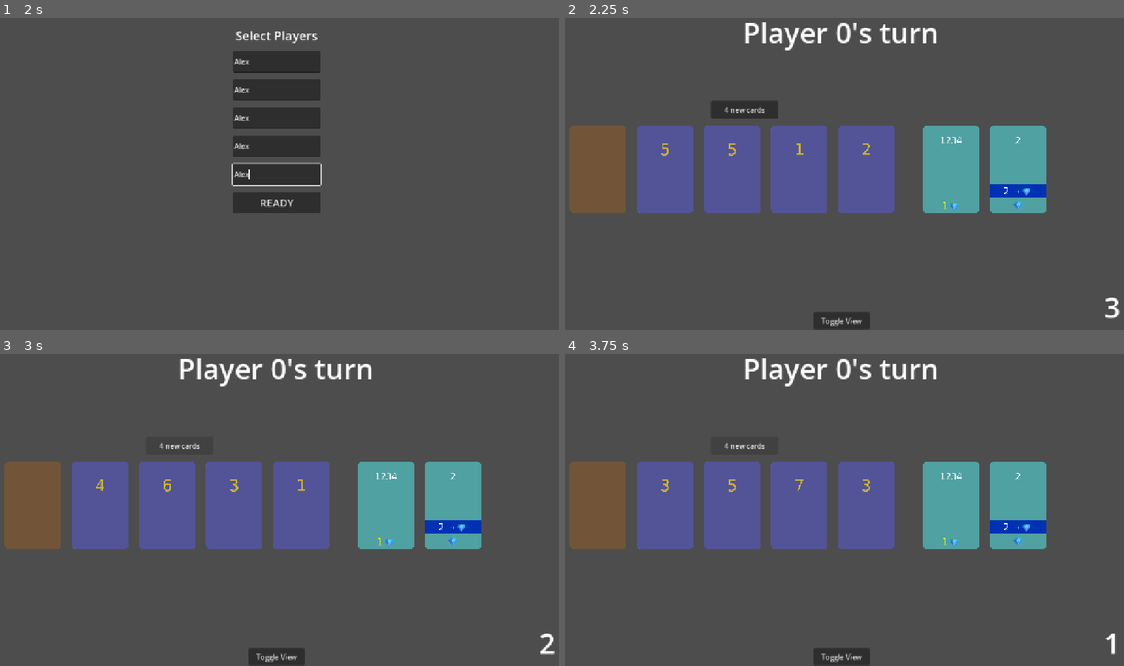
Above: before the commit, frames 1-4 (two rows, left to right).
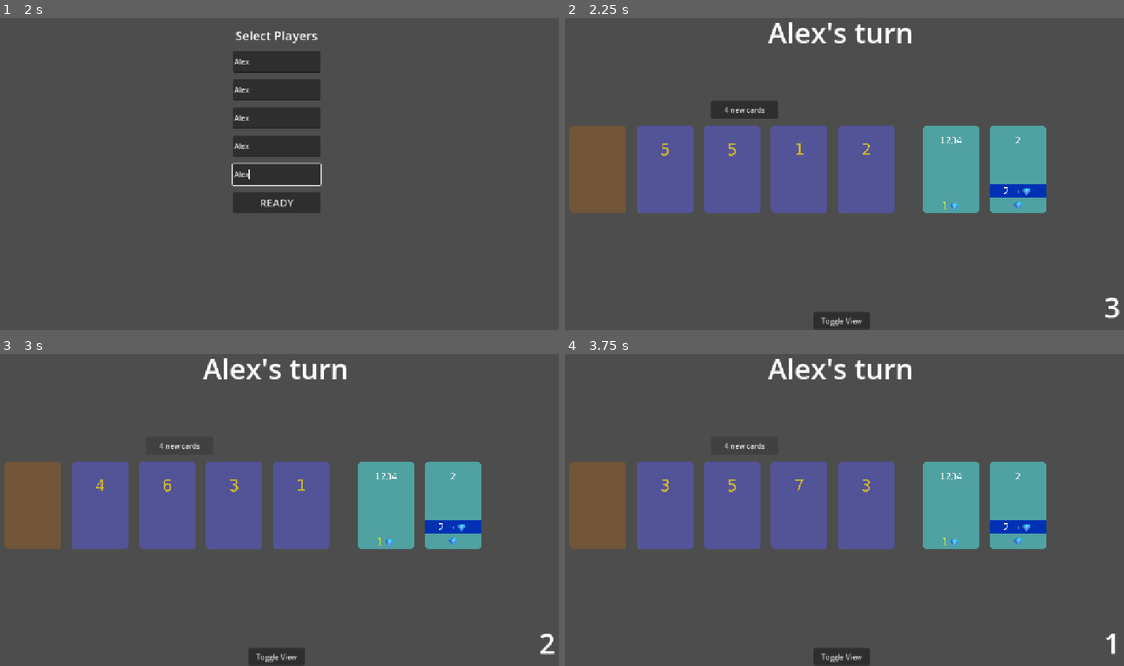
Above: after the commit, the same moments.

Repository: vbackeberg/game1
Game: Godot game, scene res://src/main.tscn
The game is run twice, just before and just after one commit, with the same random seed, the same clock (stepped at 60 frames per second) and the same inputs.
Inputs (mouse positions are in pixels of both pictures, inside the frame that each line leads up to):
- Up to frame 1 (2 s): click (273, 61) at 0.52 s; type "Alex" at 0.6 s; click (273, 89) at 0.75 s; type "Alex" at 0.83 s; click (273, 117) at 0.98 s; type "Alex" at 1.07 s; click (273, 145) at 1.27 s; type "Alex" at 1.35 s; click (273, 174) at 1.5 s; type "Alex" at 1.58 s
- Up to frame 2 (2.25 s): click "READY" at 2 s
- Up to frame 3 (3 s): click "4 new cards" at 2.75 s
- Up to frame 4 (3.75 s): click "4 new cards" at 3.5 s

Frame 1 is identical in both runs. In frame 2, 1.2% of the frame differs, in the area x 32-67%, y 1-11%; in frame 3, 1.2%; in frame 4, 1.2%.

Commit message:
Player name in label

Diff:
--- a/src/game/game_scene.gd
+++ b/src/game/game_scene.gd
@@ -45,7 +45,7 @@
 	var actionsLeft = currentPlayer.actionsThisTurn - currentPlayer.actionsUsed
 
 	if actionsLeft == 0:
-		print("All actions used. Player " + str(currentPlayerIdx) + "'s turn is over.")
+		print("All actions used. " + str(players[currentPlayerIdx].playerName) + "'s turn is over.")
 
 		# TODO Deselect r virt and dia. Consider Clean Up Phase
 		for r in currentPlayer.selectedResources:
@@ -110,7 +110,7 @@
 func _set_current_player(nextPlayer: int):
 	currentPlayerIdx = nextPlayer
 	currentPlayer = players[currentPlayerIdx]
-	$CurrentPlayerLabel.text = "Player " + str(currentPlayerIdx) + "'s turn"
+	$CurrentPlayerLabel.text = str(players[currentPlayerIdx].playerName) + "'s turn"
 	$ActionsLeftLabel.text = str(currentPlayer.actionsThisTurn - currentPlayer.actionsUsed)
 
 ## Used by character that adds 3 actions.
